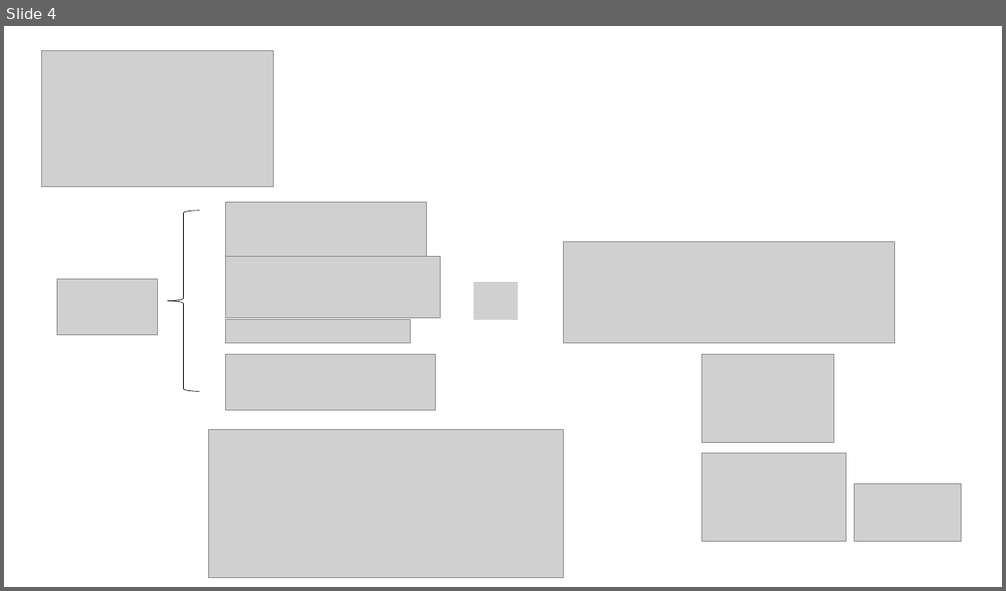
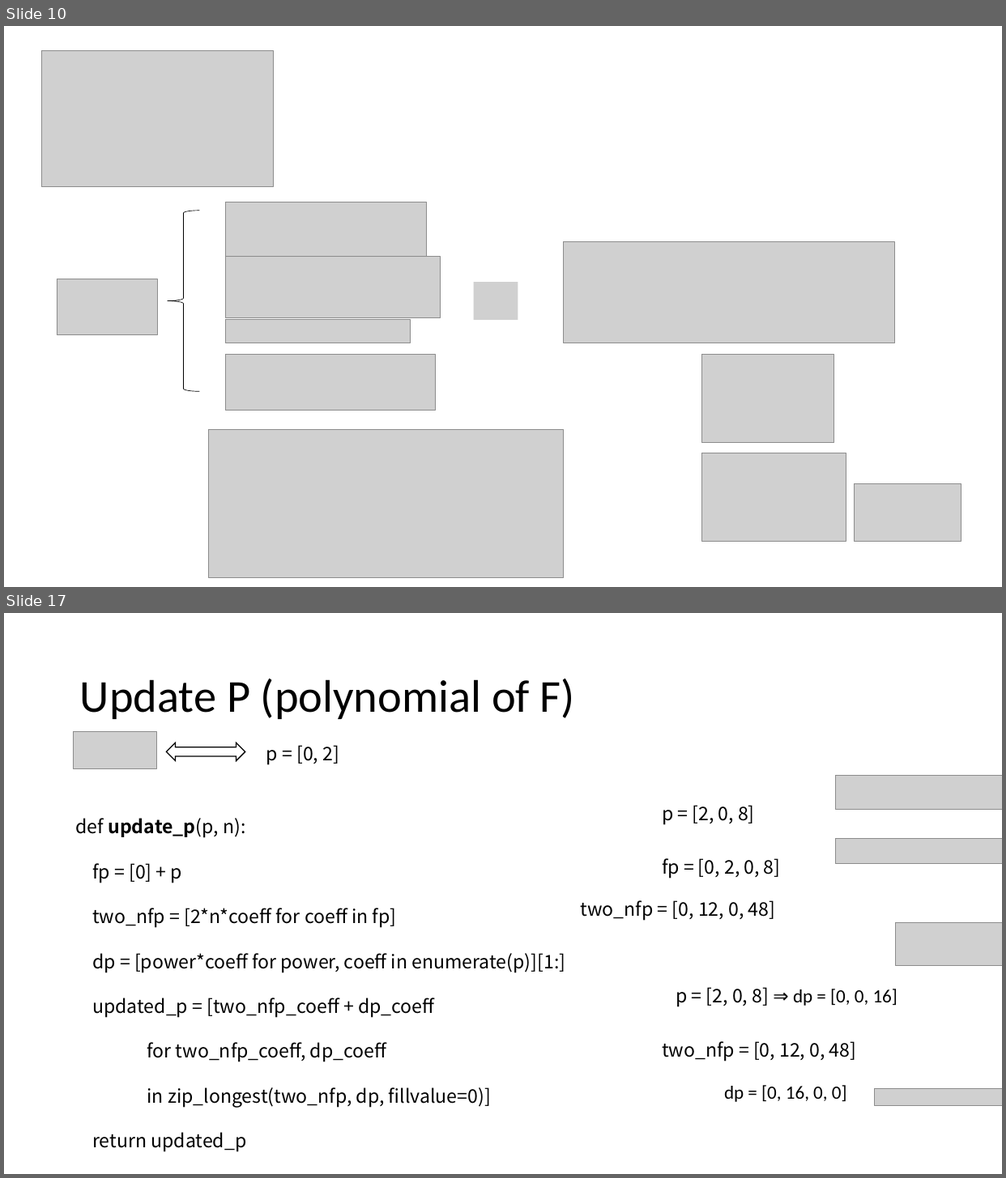
Before and after one commit to khanhnguyendata/gaussian, a slide deck: Gaussian.pptx. Shown one above the other, each under a label of ours: slide 4 before the commit, slides 10 and 17 after it; the slides between them are not shown. The pictures are 1006x591 and 1006x1178 pixels, drawn with LibreOffice and Linux fonts; fonts in the diff are those of the drawing; grey boxes stand for pictures. Boxes give left, top, right and bottom in pixels: in the first picture for what was removed or moved away, otherwise in the second. Text is boxed around its words. In the diff, an @@ line names an element or a change of style, - is before the commit and + after.

```diff
--- a/Gaussian.pptx
+++ b/Gaussian.pptx
@@ slide 17 added at (4, 613, 1002, 1174), background #FFFFFF @@
@@ title added at (80, 679, 575, 719), 44 pt, text #000000 @@
+Update P (polynomial of F)
@@ picture added at (73, 731, 156, 769) @@
@@ left right arrow added at (167, 743, 245, 760), fill #FFFFFF, outline #000000 1 pt @@
@@ text added at (266, 745, 340, 765), 18 pt, text #000000 @@
+p = [0, 2]
@@ picture added at (836, 776, 1002, 809) @@
@@ text added at (662, 805, 755, 825), 18 pt, text #000000 @@
+p = [2, 0, 8]
@@ text added at (76, 818, 566, 1152), 18 pt, text #000000 @@
+def update_p(p, n):
+fp = [0] + p
+two_nfp = [2*n*coeff for coeff in fp]
+dp = [power*coeff for power, coeff in enumerate(p)][1:]
+updated_p = [two_nfp_coeff + dp_coeff
+for two_nfp_coeff, dp_coeff
+in zip_longest(two_nfp, dp, fillvalue=0)]
+return updated_p
@@ picture added at (836, 839, 1002, 865) @@
@@ text added at (662, 858, 781, 878), 18 pt, text #000000 @@
+fp = [0, 2, 0, 8]
@@ text added at (581, 901, 775, 921), 18 pt, text #000000 @@
+two_nfp = [0, 12, 0, 48]
@@ picture added at (896, 923, 1002, 965) @@
@@ text added at (675, 987, 897, 1007), 18 pt, text #000000 @@
+p = [2, 0, 8] ⇒ dp = [0, 0, 16]
@@ text added at (662, 1041, 856, 1062), 18 pt, text #000000 @@
+two_nfp = [0, 12, 0, 48]
@@ text added at (724, 1085, 847, 1102), 18 pt, text #000000 @@
+dp = [0, 16, 0, 0]
@@ picture added at (875, 1089, 1002, 1106) @@
@@ what was slide 4 is now slide 10 @@
```
Also in this commit, not shown: 2 slides changed, 13 other slides added, 2 slides removed.
